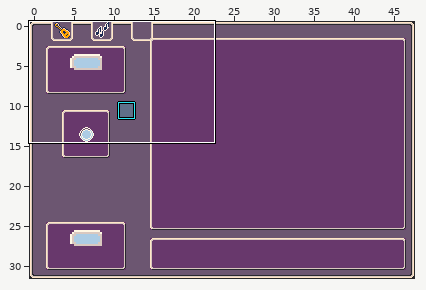
Level history. LDtk project: tiny-cli/src/main/resources/sfx/sfx-editor.ldtk. Above, an overview of the earlier version with the close-up marked.
Close-up. The starting point:
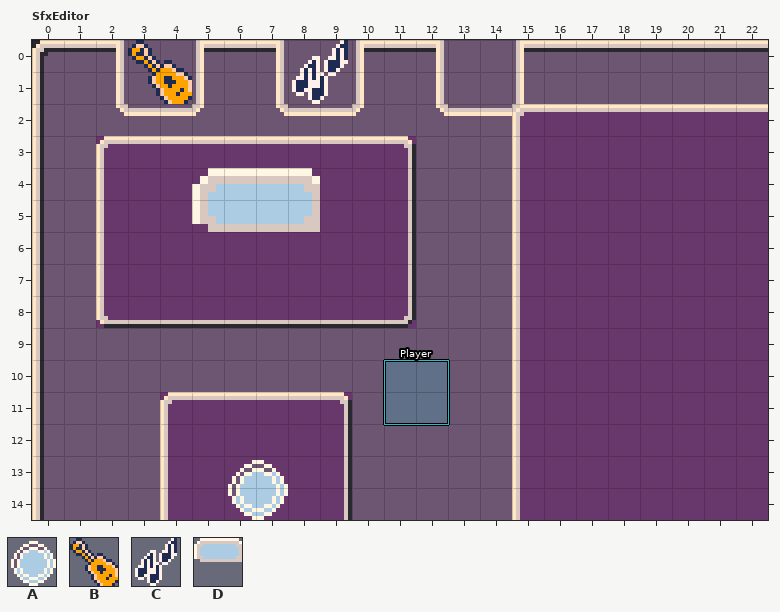
Cells are 8x8 px. Shown: SfxEditor x 0..22, y 0..14. The commit also changed other parts of the map, which this record leaves out.
Key: from "Spritesheet_16x16": A 49, B 81, C 82, D 97.
_ is an empty cell.
Objects are placed by their top-left corner, in cells (3,4 is the top-left corner of cell 3,4); size is 1x1 cell unless given.
Layers that did not change in this view are not listed.
Objects on layer "Widgets" before:
D "MatrixSelector" at 3,4 size 8x4
B "ModeButton" at 3,0 size 2x2
C "ModeButton" at 8,0 size 2x2
A "Knob" at 6,13 size 2x2
"Player" rectangle at 11,10 size 2x2
The same view after the edit:
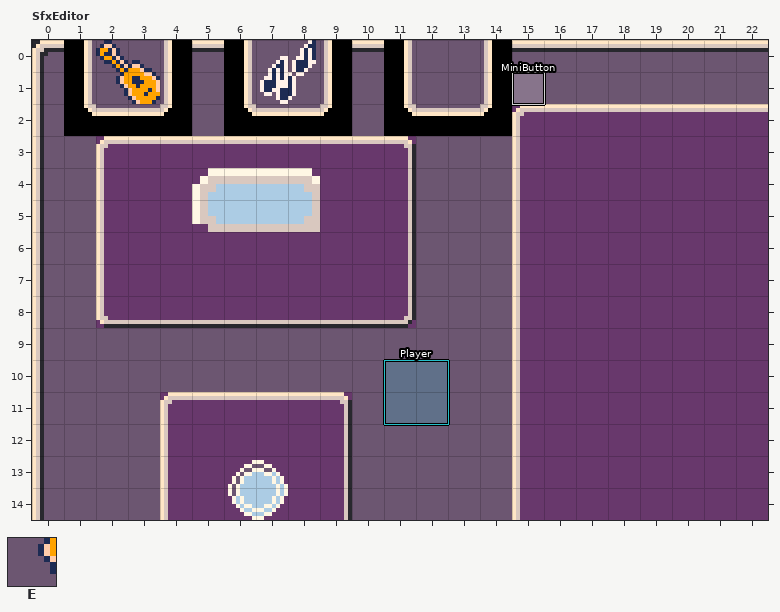
Further tiles: from "Menu": E 1.
Tiles of an added or newly shown layer are drawn over the layers below it.
Message: Bug fix and prepare to save/export for the sfx editor
Edits made:
Changed rows in their new state; . is an unchanged cell.
Layer "Menu" (now shown):
first column x 1:
 0 EEEE.EEEE.EE.E
 1 EEEE.EEEE.EE.E
 2 EEEE.EEEE.EEEE
Layer "Widgets":
changed: B "ModeButton" at 3,0 size 2x2 -> B "ModeButton" at 2,0 size 2x2
changed: C "ModeButton" at 8,0 size 2x2 -> C "ModeButton" at 7,0 size 2x2
added: "MiniButton" rectangle at 15,1
